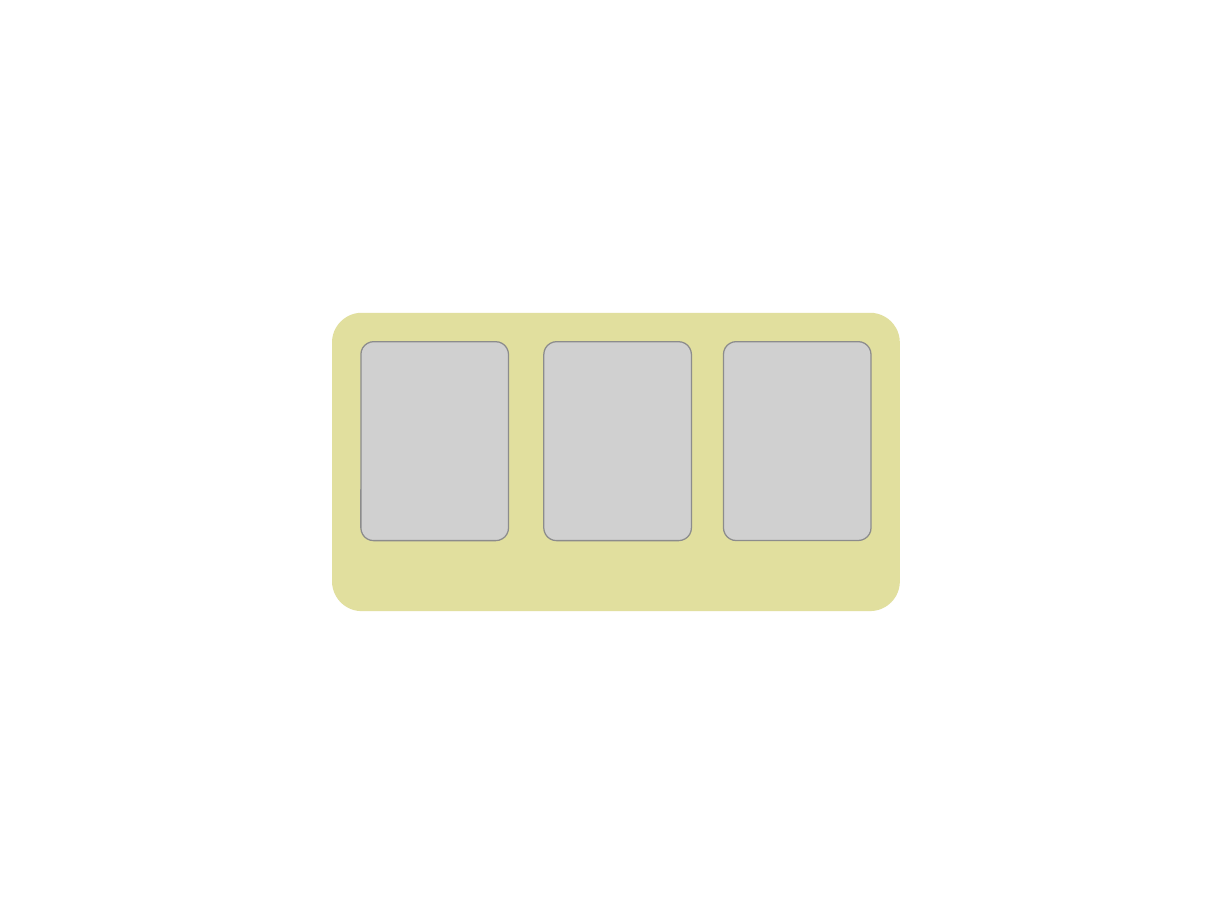
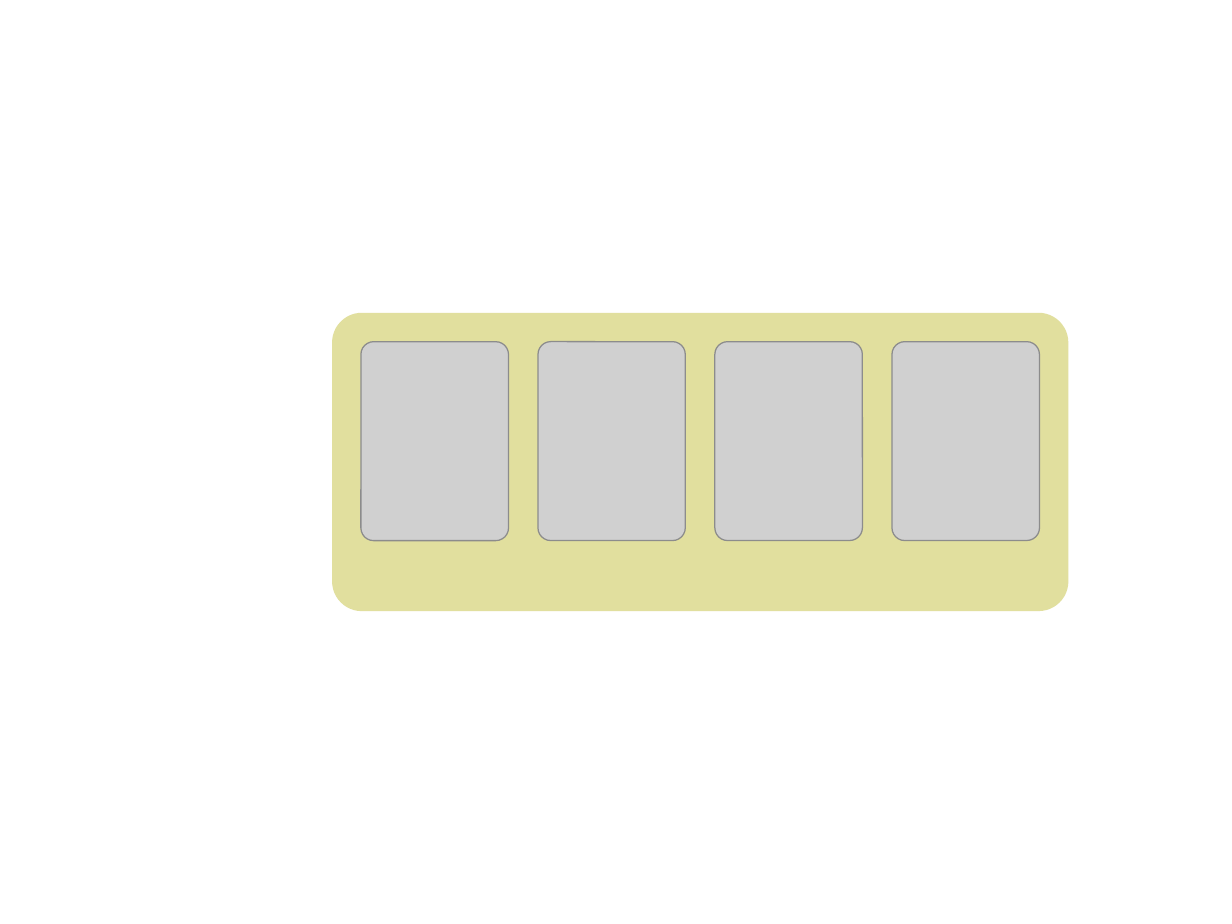
Before and after one commit to agross/netopenspace, a slide deck: slide 8 of source/images/images.pptx. Drawn at 1232x924 pixels with LibreOffice and Linux fonts; fonts in the diff are those of the drawing; grey boxes stand for pictures. Boxes give left, top, right and bottom in pixels: in the first picture for what was removed or moved away, otherwise in the second. Text is boxed around its words. In the diff, an @@ line names an element or a change of style, - is before the commit and + after.

```diff
--- a/source/images/images.pptx
+++ b/source/images/images.pptx
@@ rounded rectangle: place and size @@
-rounded rectangle at (333,313,901,611)
+rounded rectangle at (333,313,1069,611)
@@ picture: place and size @@
-picture at (543,341,691,540)
+picture at (538,341,686,540)
@@ picture: place and size @@
-picture at (723,341,871,540)
+picture at (715,341,862,540)
@@ picture added at (892,341,1040,540) @@
```
Also in this commit, not shown: 6 other slides changed.
